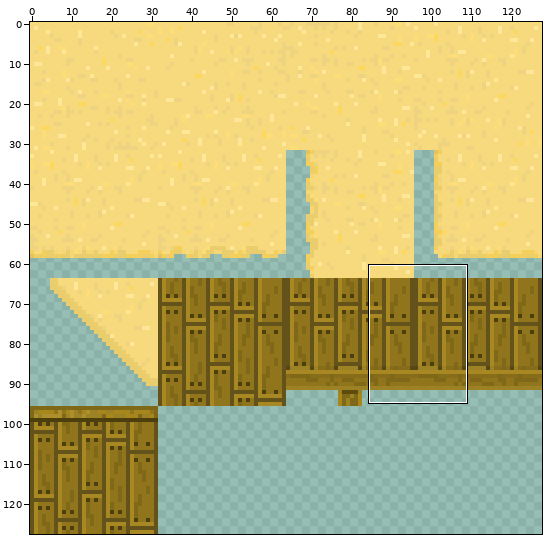
Edited in one commit: sprite sheet (assets/externalTileset/kascha/beach.png). The picture above shows the old version from afar; the outline marks the close-up.
Close-up. Before the edit:
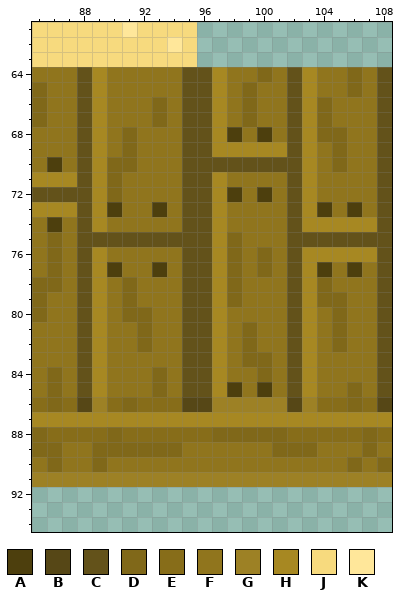
The file is 128x128 pixels. Colours within 5 levels of each other are drawn and written as one. Shown: x 85..108, y 61..94. The commit also changed other parts of the picture, which this record leaves out.
Palette (. is transparent): A #4d3f0d  B #564716  C #63521a  D #806819  E #876d19  F #90751d  G #9d8125  H #a78822  J #f7da7e  K #ffe79a
Pixels before, first column x 85:
61 JJJJJJKJJJJ.............
62 JJJJJJJJJKJ.............
63 JJJJJJJJJJJ.............
64 FFFCHFFFFFCCHFFDFCHFFDFC
65 DFFCHFFFFFCCHFDFFCHFFDFC
66 DFFCHFFFDFCCHFDFFCHDFFFC
67 DFFCHFFFDFCCHFDFFCHDFFFC
68 FFFCHFDFFFCCHAFAFCHDDFFC
69 FFFCHFDFFFCCHHHHHCHFDFFC
70 FAFCHDDFFFCCCCCCCCHFDFFC
71 HHHCHDFFFFCCHFFFFCHFFFFC
72 CCCCHDFFFFCCHAFAFCHFFFFC
73 HHHCHAFFAFCCHFFFFCHAFAFC
74 FAFCHFFFFFCCHFFFFCHHHHHC
75 FDFCCCCCCCCCHDFFFCCCCCCC
76 FDFCHFFFFFCCHDFDFCHHHHHC
77 FDFCHAFFAFCCHDFDFCHAFAFC
78 DDFCHFDFFFCCHDFFFCHDFFFC
79 DFFCHFDFFFCCHDFFFCHDDFFC
80 DFFCHFDDFFCCHFFFFCHFDFFC
81 FFFCHFFDFFCCHFDFFCHFDFFC
82 FFFCHFFDFFCCHFDFFCHFDFFC
83 FFFCHFFFFFCCHFDDFCHFFFFC
84 FDFCHFFFDFCCHFFDFCHFFFFC
85 FDFCHFFFDFCCHAFAFCHFFDFC
86 EDEBGEDEEEBBGGGGGBGEEDEB
87 HHHHHHHHHHHHHHHHHHHHHHHH
88 DEEEEDEEEEEEDDDDDEEEEEDE
89 DDFFDDDDDDFFFFFFDDDFFFDF
90 FDFFDFFFFFFFFFFFFFFFFDFD
91 GGGGGGGGGGGGGGGGGGGGGGGG
Now the later version:
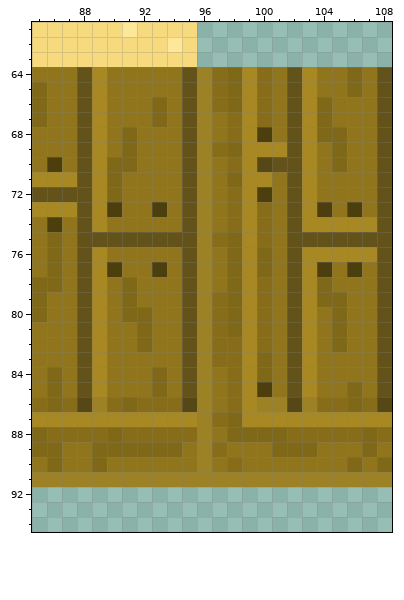
Diff:
Changed rows in their new state; - is an unchanged pixel.
first column x 96:
64 GEDHE
65 GEDHE
66 GEDHE
67 GFEHE
68 GFEH-
69 GED--
70 GFEHB
71 GFDHH
72 GFEH-
73 GFEHE
74 GFEHE
75 GE-HE
76 GF-H-
77 GF-H-
78 GF-HE
79 GE-HE
80 GEDHE
81 GEDHE
82 GEEHE
83 GEEH-
84 GFEH-
85 GFEH-
86 GFEH-
87 GED--
88 GF---
89 GE---
90 G-E--
